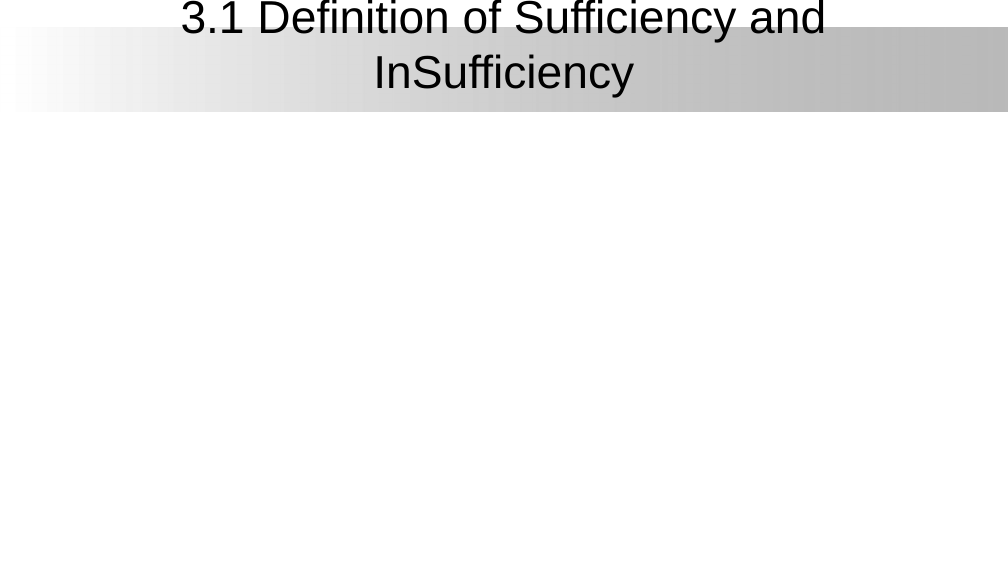
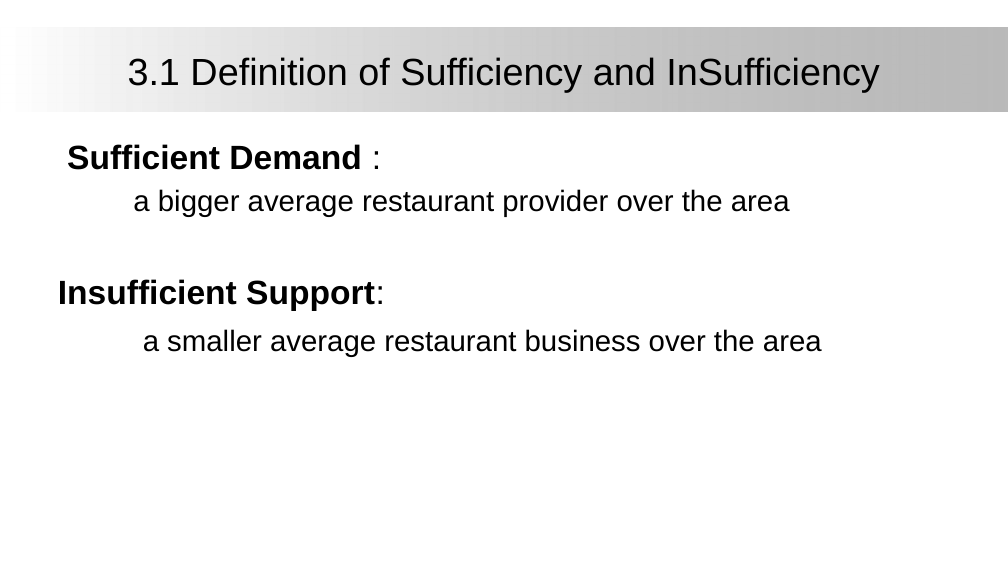
Before and after one commit to BinYuOnCa/Coursera, a slide deck: slide 13 of IBM_DataScience/AppliedDataScienceCapstone/Assignments/Business Location Explore in Toronto.pptx. Drawn at 1008x567 pixels with LibreOffice and Linux fonts; fonts in the diff are those of the drawing; background and template pictures are left out. Boxes give left, top, right and bottom in pixels: in the first picture for what was removed or moved away, otherwise in the second. Text is boxed around its words. In the diff, an @@ line names an element or a change of style, - is before the commit and + after.

Commit message:
Revised Presentation.

```diff
--- a/IBM_DataScience/AppliedDataScienceCapstone/Assignments/Business Location Explore in Toronto.pptx
+++ b/IBM_DataScience/AppliedDataScienceCapstone/Assignments/Business Location Explore in Toronto.pptx
@@ title "3.1 Definition of Sufficiency and ..." at box(128, 57, 879, 92): size 44 to 36 pt @@
@@ text added at box(58, 144, 822, 357), 28 pt, text #000000 @@
+Sufficient Demand :
+a bigger average restaurant provider over the area
+Insufficient Support:
+a smaller average restaurant business over the area
```
Also in this commit, not shown: 7 other slides changed, 4 slides added.
